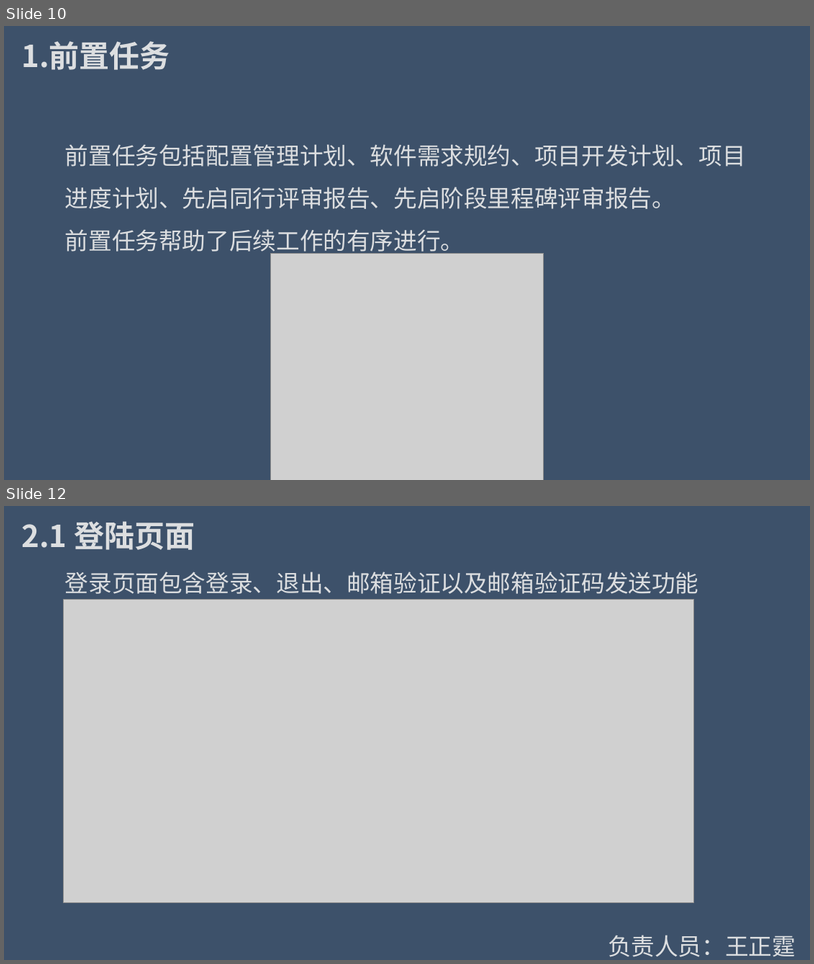
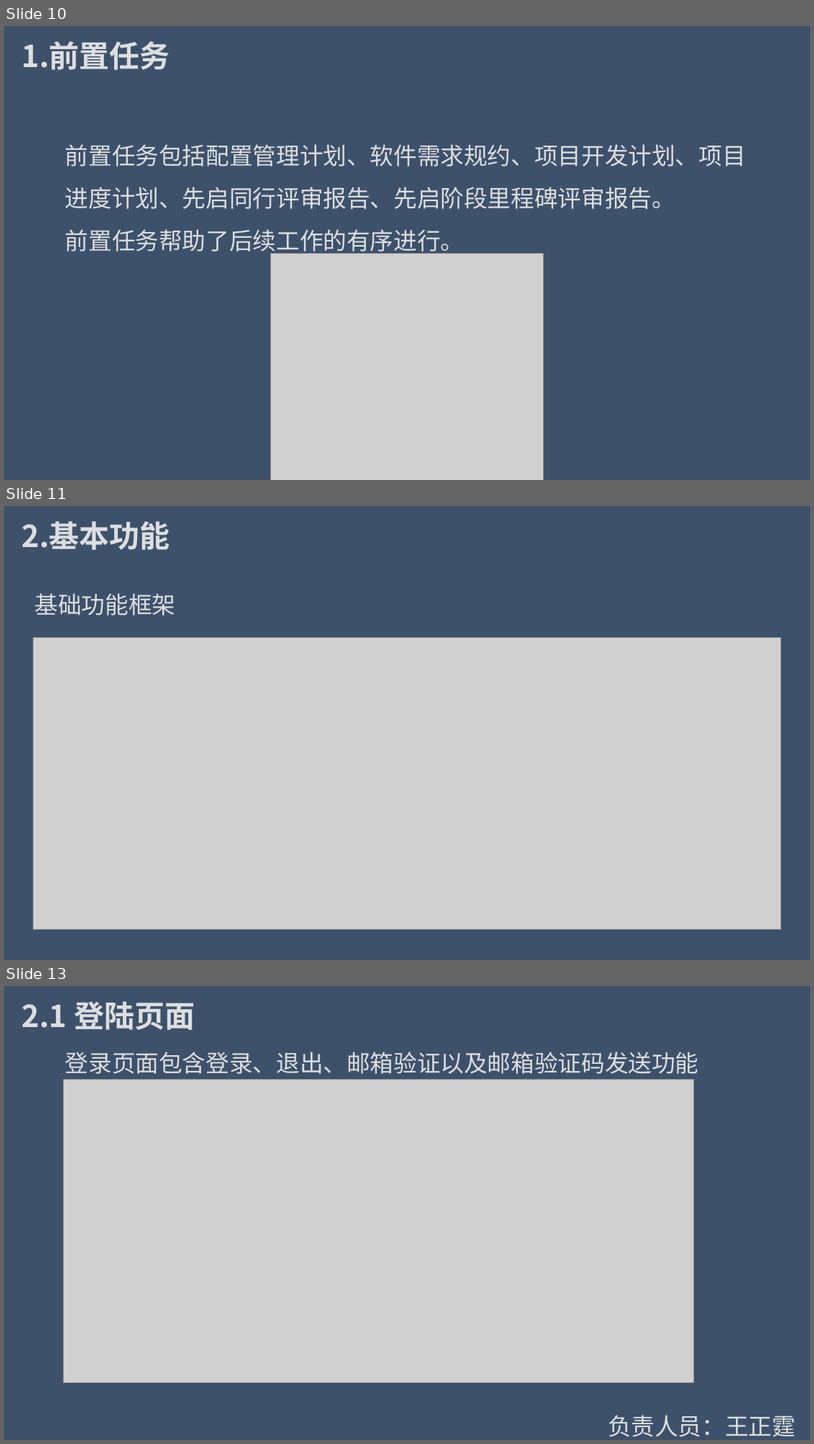
Before and after one commit to Wangzt670/swt, a slide deck: 项目待交付工件/D结项阶段/2.项目答辩.pptx. Shown one above the other, each under a label of ours: slides 10 and 12 before the commit, slides 10, 11 and 13 after it; the slides between them are not shown. The pictures are 814x964 and 814x1444 pixels, drawn with LibreOffice and Linux fonts; fonts in the diff are those of the drawing; grey boxes stand for pictures. Boxes give left, top, right and bottom in pixels: in the first picture for what was removed or moved away, otherwise in the second. Text is boxed around its words. In the diff, an @@ line names an element or a change of style, - is before the commit and + after.

Commit message:
更新ppt基础功能部分

```diff
--- a/项目待交付工件/D结项阶段/2.项目答辩.pptx
+++ b/项目待交付工件/D结项阶段/2.项目答辩.pptx
@@ slide 11 added at [4,506,810,960], background #FFFFFF; not listed: 1 template element that a slide beside it also shows @@
@@ text added at [21,521,170,550], 36 pt, text #DCDEE0, bold @@
+2.基本功能
@@ text added at [35,593,176,615], 28 pt, text #DCDEE0 @@
+基础功能框架
@@ picture added at [33,638,782,929] @@
@@ what was slide 12 is now slide 13 @@
```
Also in this commit, not shown: 1 other slide added, 1 slide removed.
